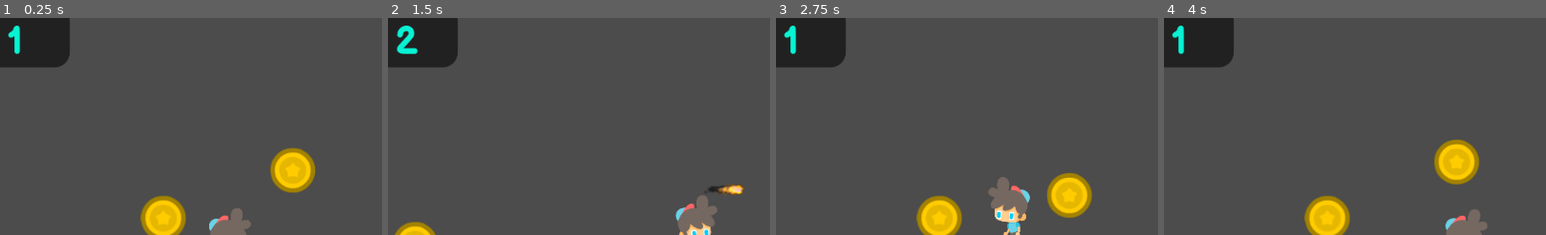
Above: before the commit, frames 1-4 (left to right).
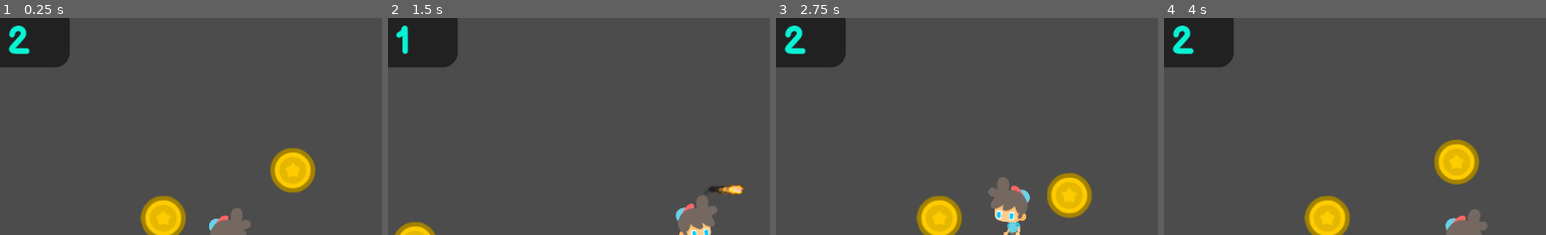
Above: after the commit, the same moments.

Repository: Sarath191181208/Covid-19
Game: Godot game, scene res://scenes/leve1.tscn
Two runs of this game, one before a commit and one after it. Both use one fixed random seed, a clock stepped at 60 frames per second and the inputs below. The project has no main scene, so this scene is started directly.
Inputs:
- Up to frame 1 (0.25 s): no input
- Up to frame 2 (1.5 s): hold D (right) from 0.53 s (still down); tap Shift (fire) at 0.6, 1.35 s; tap Up (jump) at 0.77 s
- Up to frame 3 (2.75 s): tap Up (jump) at 1.52 s; release D (right) at 2.03 s; hold A (left) from 2.03 s (still down); tap Shift (fire) at 2.1 s
- Up to frame 4 (4 s): release A (left) at 2.78 s; hold D (right) from 2.78 s (still down); tap Shift (fire) at 2.85, 3.6 s; tap Up (jump) at 3.02, 3.77 s
The pictures show only the part of the screen within x 17-67%, y 4-54%; the shares and areas given below are measured in that part.

The runs differ from the first frame. In frame 1, 0.4% of the frame differs, in the area x 2-8%, y 3-17%; in frame 2, 0.4%; in frame 3, 0.4%; in frame 4, 0.4%.

Commit message:
added coins == 0 no bullet can be shooted

Diff:
--- a/scenes/CanvasLayer.gd
+++ b/scenes/CanvasLayer.gd
@@ -1,10 +1,18 @@
 extends CanvasLayer
-var coins = 0
+signal coins_zero
+var coins = 1
 
 func _ready():
 	$number_of_coins_collected.text = String(coins)
 
-
 func _on_coin_coin_collected():
 	coins += 1
 	_ready()
+
+
+func _on_player_fired():
+	if coins != 0 :
+		coins -= 1
+		_ready()
+	else :
+		emit_signal("coins_zero")
--- a/scenes/leve1.tscn
+++ b/scenes/leve1.tscn
@@ -142,7 +142,9 @@
 
 [node name="coin2" parent="coins" instance=ExtResource( 6 )]
 position = Vector2( 368.314, -11.9582 )
+[connection signal="fired" from="player" to="CanvasLayer" method="_on_player_fired"]
 [connection signal="body_entered" from="Area2D" to="player" method="_on_Area2D_body_entered"]
 [connection signal="body_entered" from="enemy/death_range" to="player" method="_on_death_range_body_entered"]
+[connection signal="coins_zero" from="CanvasLayer" to="player" method="_on_CanvasLayer_coins_zero"]
 [connection signal="coin_collected" from="coins/coin" to="CanvasLayer" method="_on_coin_coin_collected"]
 [connection signal="coin_collected" from="coins/coin2" to="CanvasLayer" method="_on_coin_coin_collected"]
--- a/scenes/player.gd
+++ b/scenes/player.gd
@@ -1,13 +1,14 @@
 extends KinematicBody2D
-
+signal fired
 # velocity of player
 var velocity = Vector2(0,0)
-
+var coins_zero = false
 #setting the  linear velocity of the player
 export var v = 300
 const GRAVITY = 30
 export var JUMPFORCE = -700
 #funcion delta runs 60 times a second
+
 const FIREBALL = preload("res://scenes/attack.tscn")
 # warning-ignore:unused_argument
 func _physics_process(delta):
@@ -35,17 +36,20 @@
 
 
 	if Input.is_action_just_pressed("fire"):
-		var fireball = FIREBALL.instance()
+		emit_signal("fired")
+		if coins_zero != true :
+			var fireball = FIREBALL.instance()
 
-		if $AnimatedSprite.flip_h == true :
-			fireball.changingDirection(-1)
-		else :
-			fireball.changingDirection(1)
+			if $AnimatedSprite.flip_h == true :
+				fireball.changingDirection(-1)
+			else :
+				fireball.changingDirection(1)
 
-		get_parent().add_child(fireball)
-		fireball.position = $Position2D.global_position
+			get_parent().add_child(fireball)
+			fireball.position = $Position2D.global_position
 	velocity = move_and_slide(velocity,Vector2.UP)
 	velocity.x = lerp(velocity.x , 0 , 0.2)
+
 
 
 # warning-ignore:unused_argument
@@ -60,3 +64,9 @@
 func _on_death_range_body_entered(body):
 # warning-ignore:return_value_discarded
 	get_tree().change_scene("res://scenes/leve1.tscn")
+
+
+
+
+func _on_CanvasLayer_coins_zero():
+	coins_zero = true
